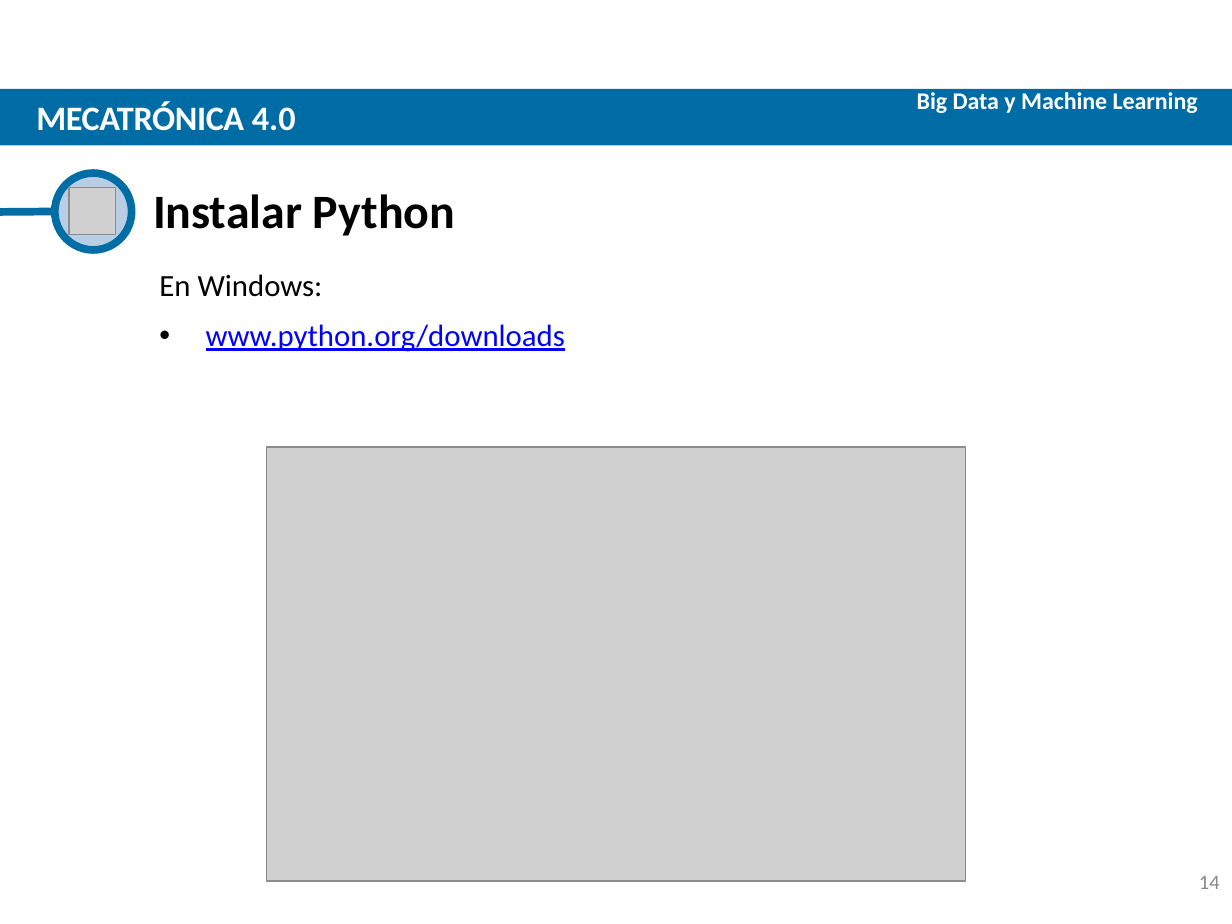
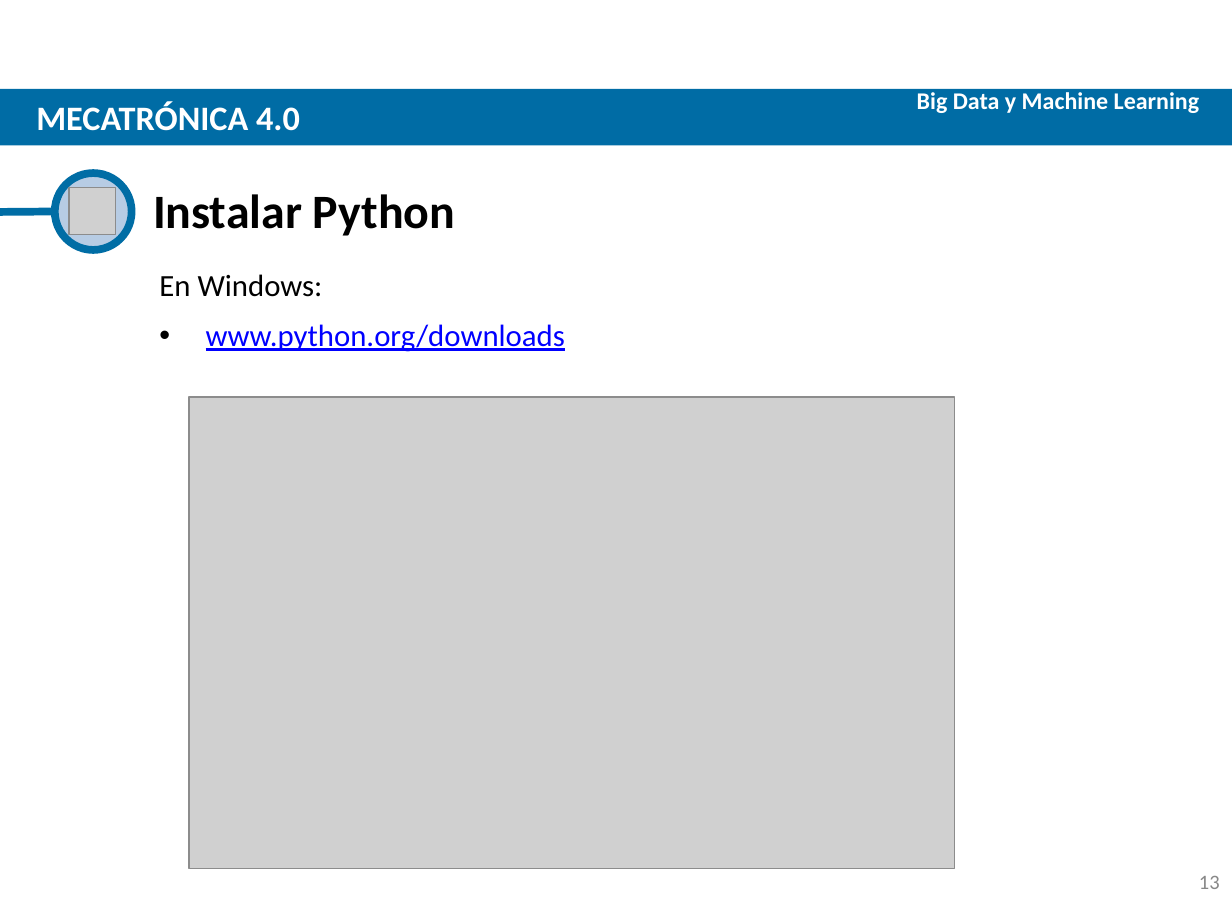
Before and after one commit to asaldana1/Mecatronica4.0, a slide deck: slide 13 of S2 - Intro a Python/Slides/S2 - Intro a Python.pptx (slide 14 before the commit). Drawn at 1232x924 pixels with LibreOffice and Linux fonts; fonts in the diff are those of the drawing; grey boxes stand for pictures; background and template pictures are left out. Boxes give left, top, right and bottom in pixels: in the first picture for what was removed or moved away, otherwise in the second. Text is boxed around its words. In the diff, an @@ line names an element or a change of style, - is before the commit and + after.

```diff
--- a/S2 - Intro a Python/Slides/S2 - Intro a Python.pptx
+++ b/S2 - Intro a Python/Slides/S2 - Intro a Python.pptx
@@ text "Big Data y Machine Learning" at (x1=917, y1=88, x2=1200, y2=113): letter spacing -0.1 to 0 pt; less space between paragraphs @@
@@ text "MECATRÓNICA 4.0" at (x1=36, y1=102, x2=300, y2=131): letter spacing -0.2 to 0 pt in "MECATRÓNICA"; letter spacing -0.1 to 0 pt in "4.0"; less space between paragraphs @@
@@ picture resized from (x1=266, y1=447, x2=966, y2=881) to (x1=188, y1=397, x2=955, y2=869) @@
@@ page number at (x1=1199, y1=876, x2=1220, y2=889): text changed @@
-14
+13
```
Also in this commit, not shown: 13 other slides changed, 1 slide added, 2 slides removed, 2 other files.
